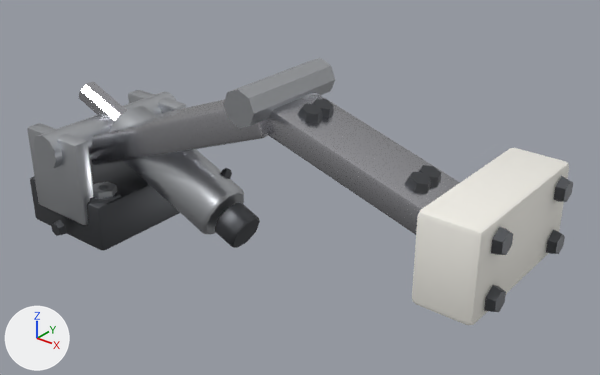
Renders of the glTF model Arena/assets/parts/utility/srimech.glb from each side of a commit.
Before and after are seen from a camera (50 mm lens) standing at (0.523, -0.404, 0.334) and looking at (0.189, 0.014, 0.075). The axes (+X, +Y, +Z) are drawn at lower left. The lights are the same throughout. The picture after the commit comes second. Vertices at exactly the same position are counted once.

Names of what the first picture shows: 'body'.
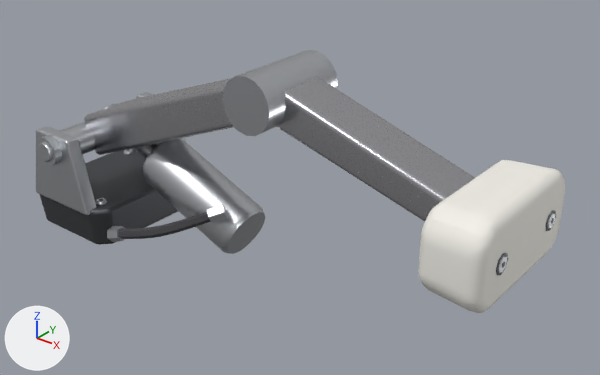
The change, as a diff of the scene's bpy script:
```diff
--- a/Arena/assets/parts/utility/srimech.glb.py
+++ b/Arena/assets/parts/utility/srimech.glb.py
@@ mat_rubber @@
+mat_rubber = principled_material('rubber')
+mat_rubber.base_color = (0.055, 0.055, 0.062)  # dark grey #424246
+mat_rubber.roughness = 0.86
@@ me_body @@
 # used by ob_body; location = (0.0, 0.0, 0.0)
-me_body.from_pydata(...)  # 852 vertices, 1584 faces; spans x -0.045..0.372, y -0.065..0.065, z 0.0..0.163
+me_body.from_pydata(...)  # 1242 vertices, 2376 faces; spans x -0.045..0.367, y -0.066..0.066, z 0.0..0.17
+# me_body part 1: a new loose piece, a 12-sided cylinder along y spanning x -0.012..0.012, y -0.064..0.064, z 0.066..0.09, in mat_steel (light grey #cbced3)
+# me_body part 2: a new loose piece, a 16-sided cylinder along y spanning x 0.165..0.205, y -0.036..0.036, z 0.13..0.17, in mat_steel (light grey #cbced3)
+# me_body part 3: a new loose piece, an 8-sided cut cone along x (radius 0.005 at the low end, 0.00485 at the high end) spanning x 0.3662..0.3671, y 0.027..0.037, z 0.095..0.105, in mat_steel (light grey #cbced3)
+# me_body part 4: a new loose piece, an 8-sided cut cone along x (radius 0.005 at the low end, 0.00485 at the high end) spanning x 0.3662..0.3671, y -0.037..-0.027, z 0.095..0.105, in mat_steel (light grey #cbced3)
+# me_body part 5: a new loose piece, an icosphere of 20 faces spanning x 0.133..0.149, y -0.03..-0.013, z 0.046..0.06, in mat_steel (light grey #cbced3)
+# me_body part 6: the loose piece of 72 vertices spanning x 0.014..0.136, y -0.022..0.022, z 0.02..0.104 is rebuilt with 66 vertices and now spans x 0.053..0.157, y -0.022..0.022, z 0.011..0.086
+# me_body part 7: the loose piece of 56 vertices spanning x -0.031..0.031, y -0.059..-0.045, z 0.02..0.09 is rebuilt with 56 vertices and now spans x -0.034..0.034, y -0.058..-0.046, z 0.03..0.09
+# me_body part 8: the loose piece of 56 vertices spanning x 0.325..0.365, y -0.058..0.058, z 0.07..0.13 is rebuilt with 192 vertices and now spans x 0.324..0.366, y -0.056..0.056, z 0.07..0.13
+# me_body part 9: the loose piece of 56 vertices spanning x 0.001..0.192, y -0.03..0.03, z 0.057..0.149 is rebuilt with 96 vertices and now spans x -0.001..0.189, y -0.026..0.026, z 0.065..0.161
+# me_body part 10: the loose piece of 56 vertices spanning x -0.031..0.031, y 0.045..0.059, z 0.02..0.09 is rebuilt with 56 vertices and now spans x -0.034..0.034, y 0.046..0.058, z 0.03..0.09
+# me_body part 11: the loose piece of 56 vertices spanning x 0.18..0.324, y -0.024..0.024, z 0.09..0.149 is rebuilt with 96 vertices and now spans x 0.186..0.327, y -0.02..0.02, z 0.098..0.161
+# me_body part 12: the loose piece of 56 vertices spanning x -0.045..0.045, y -0.055..0.055, z 0.0..0.04 is rebuilt with 192 vertices and now spans x -0.045..0.045, y -0.055..0.055, z 0.0..0.034
+# me_body part 13: the loose piece of 16 vertices spanning x -0.028..0.048, y -0.009..0.009, z 0.067..0.113 is rebuilt with 22 vertices and now spans x -0.002..0.07, y -0.009..0.009, z 0.057..0.1
+# me_body part 14: 25 loose pieces with 408 vertices, spanning x -0.044..0.372, y -0.065..0.065, z 0.003..0.163, are deleted
+# me_body part 15: 20 vertices removed from x -0.013..0.013, y -0.065..0.065, z 0.064..0.092; 222 vertices added at x -0.034..0.147, y -0.066..0.066, z 0.016..0.087
+# me_body part 16: 64 vertices added at x 0.366..0.367, y -0.039..0.039, z 0.093..0.107
+# other edits to the shape of me_body do not show in these pictures
 me_body.materials.append(mat_steel)
@@ me_body @@
 me_body.materials.append(mat_dark_metal)
+me_body.materials.append(mat_rubber)  # dark grey #424246
```

Boxes (x1, y1, x2, y2) around the edits, measured in the pictures (600 x 375 px):
'body', reshaped
    before: (27, 58, 573, 325)
    after: (36, 50, 565, 313)
part 1 of me_body, added
    after: (36, 122, 95, 166)
part 2 of me_body, added
    after: (222, 50, 338, 136)
part 3 of me_body, added
    after: (548, 213, 555, 228)
part 4 of me_body, added
    after: (499, 256, 507, 273)
part 5 of me_body, added
    after: (207, 204, 228, 223)
part 6 of me_body, rebuilt (9% narrower, 10% shorter)
    before: (110, 106, 244, 234)
    after: (143, 139, 265, 254)
part 7 of me_body, rebuilt (9% narrower, 13% shorter)
    before: (27, 123, 94, 225)
    after: (36, 126, 97, 215)
part 8 of me_body, rebuilt (6% narrower, 13% shorter)
    before: (412, 148, 569, 325)
    after: (418, 160, 565, 313)
part 9 of me_body, rebuilt
    before: (89, 99, 269, 165)
    after: (84, 78, 234, 155)
part 10 of me_body, rebuilt (mostly hidden afterwards)
    before: (128, 90, 186, 113)
    after: (132, 92, 186, 152)
part 11 of me_body, rebuilt
    before: (264, 92, 460, 235)
    after: (276, 78, 475, 221)
part 12 of me_body, rebuilt
    before: (30, 159, 180, 250)
    after: (40, 148, 178, 245)
part 13 of me_body, rebuilt (mostly hidden afterwards)
    before: (79, 81, 127, 127)
    after: (107, 104, 161, 159)
part 14 of me_body, deleted
    before: (51, 58, 573, 312)
part 15 of me_body, reshaped
    before: (34, 92, 176, 169)
    after: (38, 141, 210, 242)
part 16 of me_body, added
    after: (496, 211, 556, 275)
